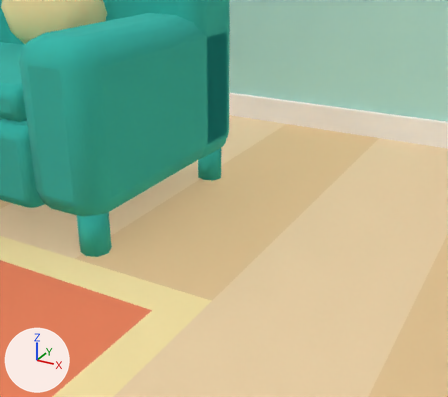
Before and after pictures for a commit that changed the Blender file assets-src/blender/salon_kitchen.blend.
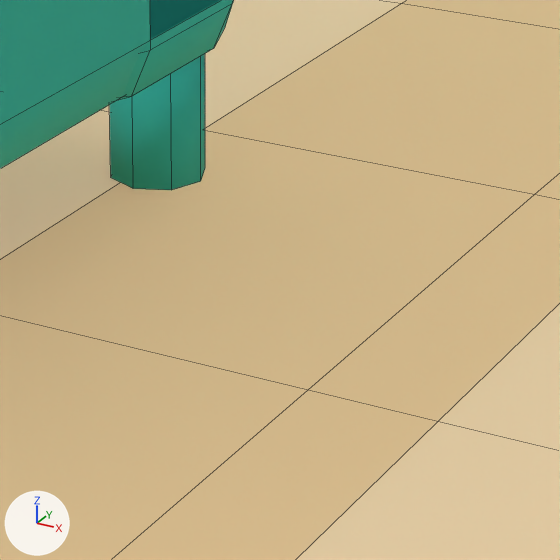
Each version is shown from a camera (50 mm lens) standing at (5.495, 0.515, 0.965) and looking at (4.562, 2.212, 0.116), then close up on the part from 38% to 69% of the width and 34% to 68% of the height. The axes (+X, +Y, +Z) are drawn at lower left. The lights are the same throughout. The older version's two pictures come first. The close-ups show mesh edges as thin lines.

The first close-up shows 'floor', 'furniture'.
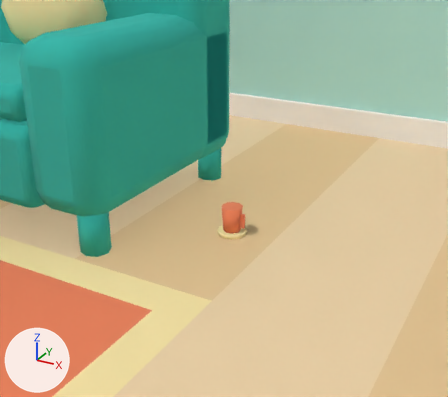
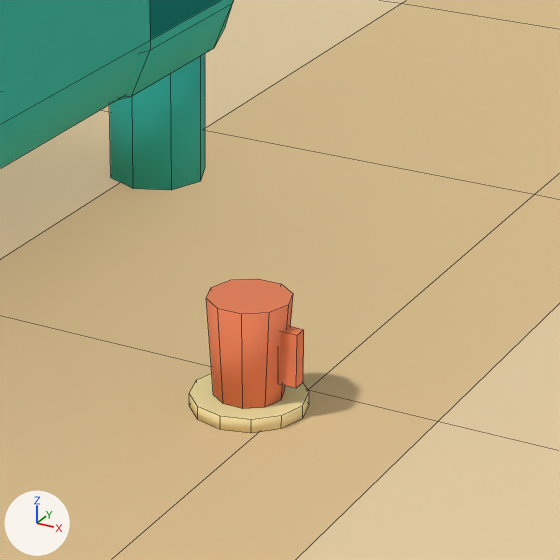
The edits, one by one:
Object 'papa_mug' (ob_papa_mug) is new; it shows a copy of the mesh of ob_prop_mug_02.
Its location is (4.6, 2.2, 0.05).

Boxes [x1, y1, x2, y2] around the edits, measured in the close-ups (560 x 560 px):
'papa_mug', added
    after: [189, 279, 309, 433]
    faces in mat_art_coral (orange #f0845c): [206, 279, 304, 409]
    faces in mat_art_butter (beige #fce7a8): [189, 373, 309, 433]
